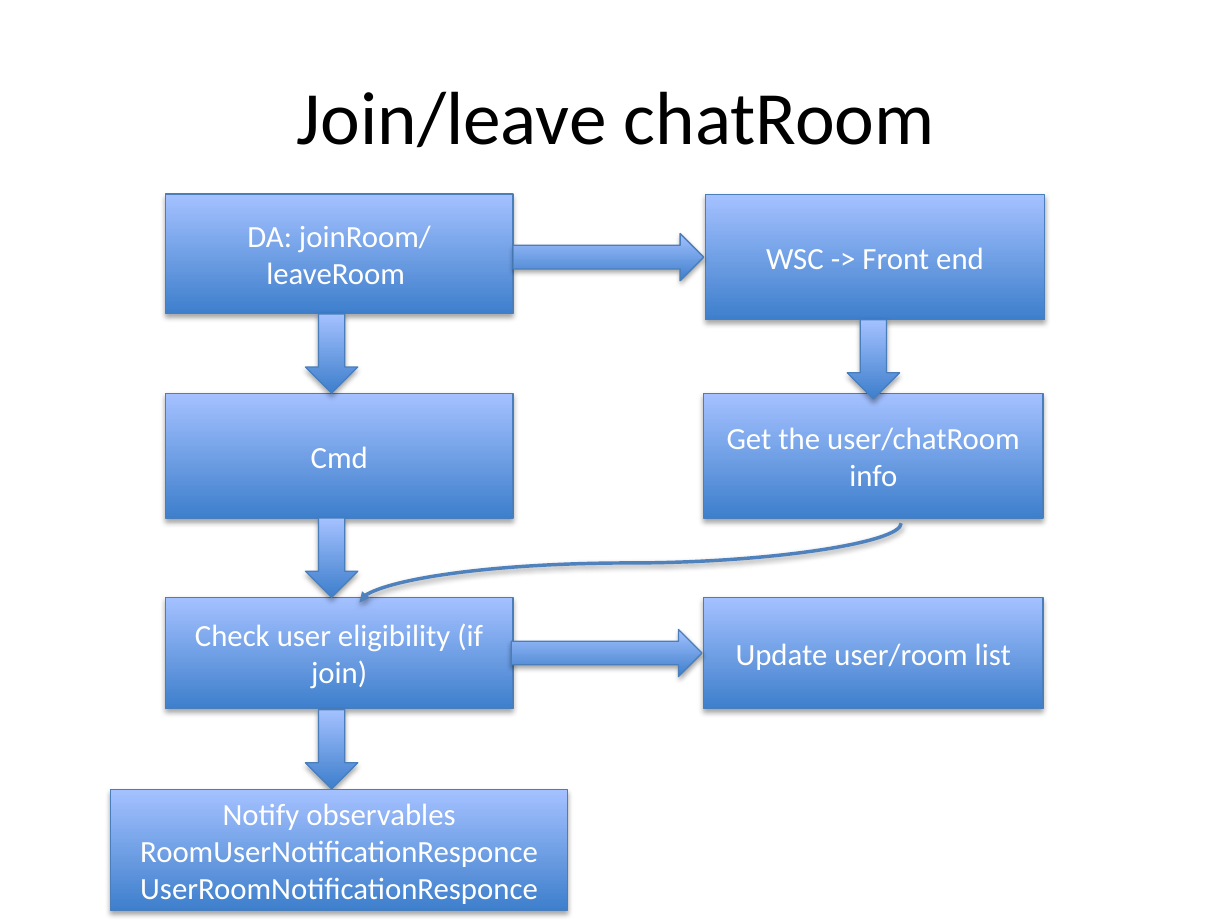
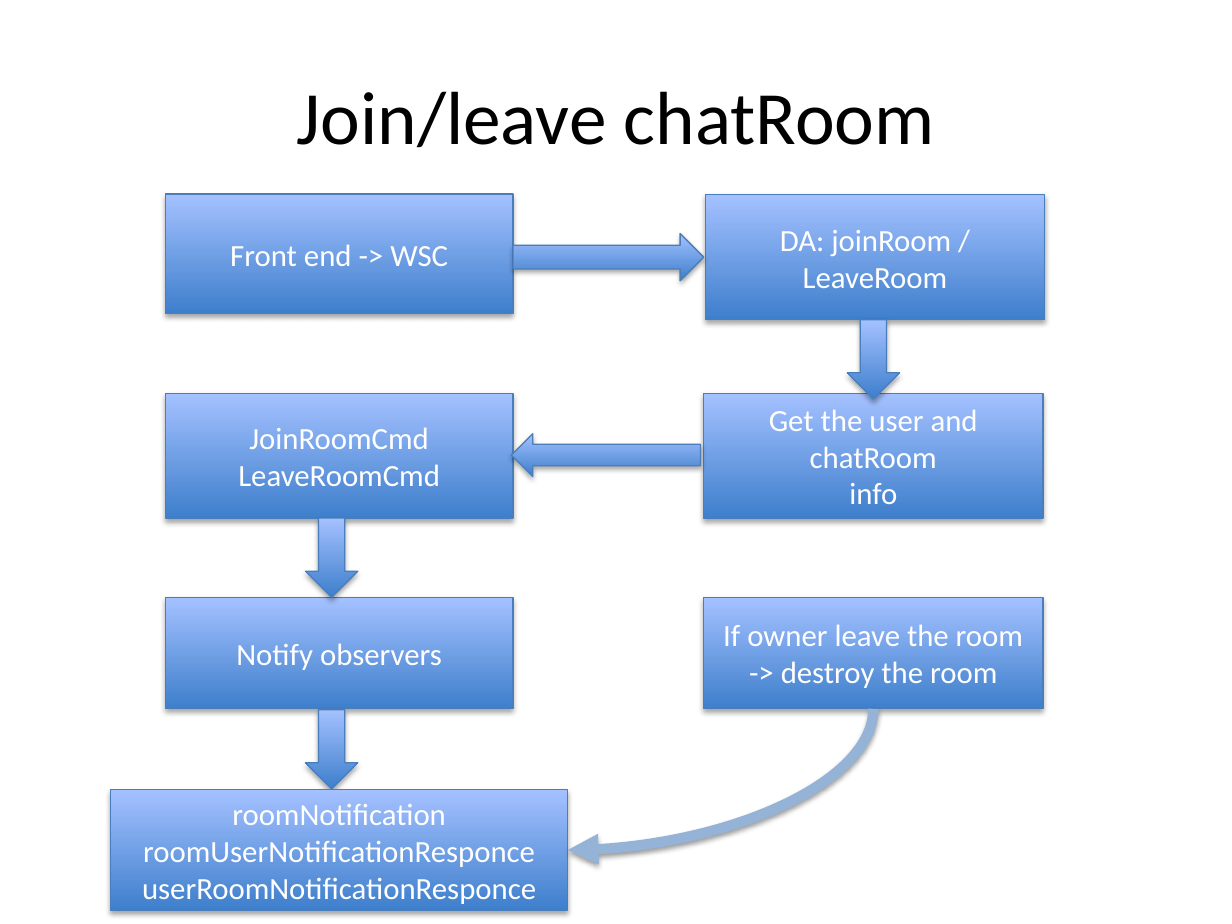
Before and after one commit to 11manu96/Final_CA, a slide deck: slide 7 of src/main/resources/final_CA_slides.pptx (slide 6 before the commit). Drawn at 1232x924 pixels with LibreOffice and Linux fonts; fonts in the diff are those of the drawing. Boxes give left, top, right and bottom in pixels: in the first picture for what was removed or moved away, otherwise in the second. Text is boxed around its words. In the diff, an @@ line names an element or a change of style, - is before the commit and + after.

Commit message:
update the slides.

```diff
--- a/src/main/resources/final_CA_slides.pptx
+++ b/src/main/resources/final_CA_slides.pptx
@@ text in rectangle at (x1=780, y1=230, x2=951, y2=288): text changed @@
-WSC -> Front end
+DA: joinRoom / LeaveRoom
@@ text in rectangle at (x1=230, y1=244, x2=448, y2=266): text changed @@
-DA: joinRoom/
-leaveRoom
+Front end -> WSC
@@ down arrow removed at (x1=306, y1=314, x2=357, y2=393) @@
@@ text in rectangle at (x1=769, y1=409, x2=978, y2=468): text changed @@
-Get the user/chatRoom
+Get the user and chatRoom
@@ text in rectangle at (x1=238, y1=427, x2=440, y2=486): text changed @@
-Cmd
+JoinRoomCmd
+LeaveRoomCmd
@@ left arrow added at (x1=511, y1=434, x2=700, y2=477), fill gradient #3F80CE to #A4C4FF, outline #4B7EBC 0.75 pt @@
@@ curved arrow removed from (902, 524) to (360, 602) @@
@@ text in rectangle at (x1=723, y1=624, x2=1023, y2=688): text changed @@
-Update user/room list
+If owner leave the room
+-> destroy the room
@@ text in rectangle at (x1=236, y1=643, x2=442, y2=670): text changed @@
-Check user eligibility (if join)
+Notify observers
@@ right arrow removed at (x1=511, y1=630, x2=702, y2=676) @@
@@ curved arrow added from (873, 708) to (568, 850), #95B3D7 6 pt @@
@@ text in rectangle at (x1=142, y1=804, x2=536, y2=904): text changed @@
-Notify observables
-RoomUserNotificationResponce
-UserRoomNotificationResponce
+roomNotification
+roomUserNotificationResponce
+userRoomNotificationResponce
```
Also in this commit, not shown: 5 other slides changed, 2 slides added, 9 slides removed.
